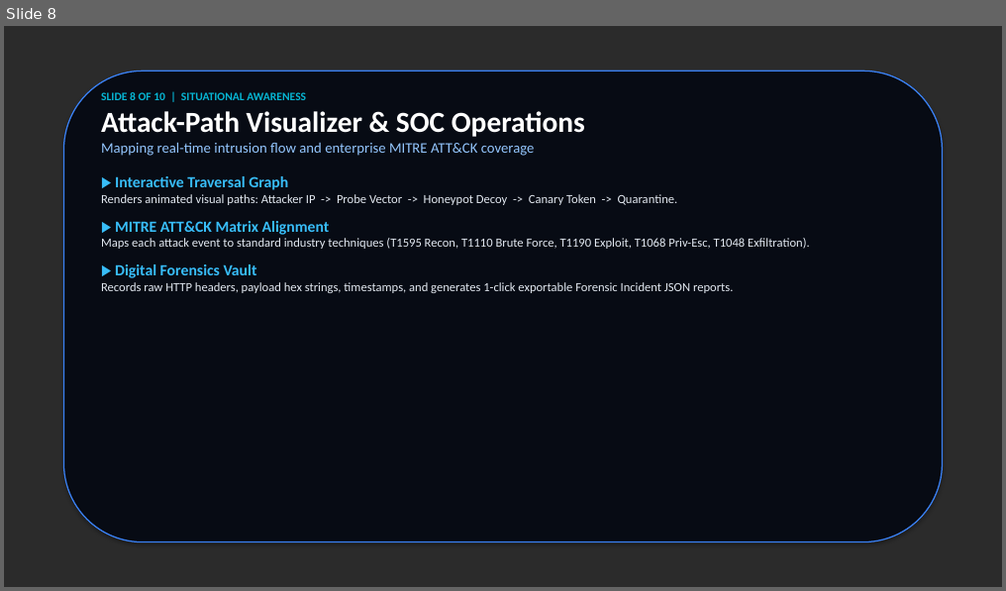
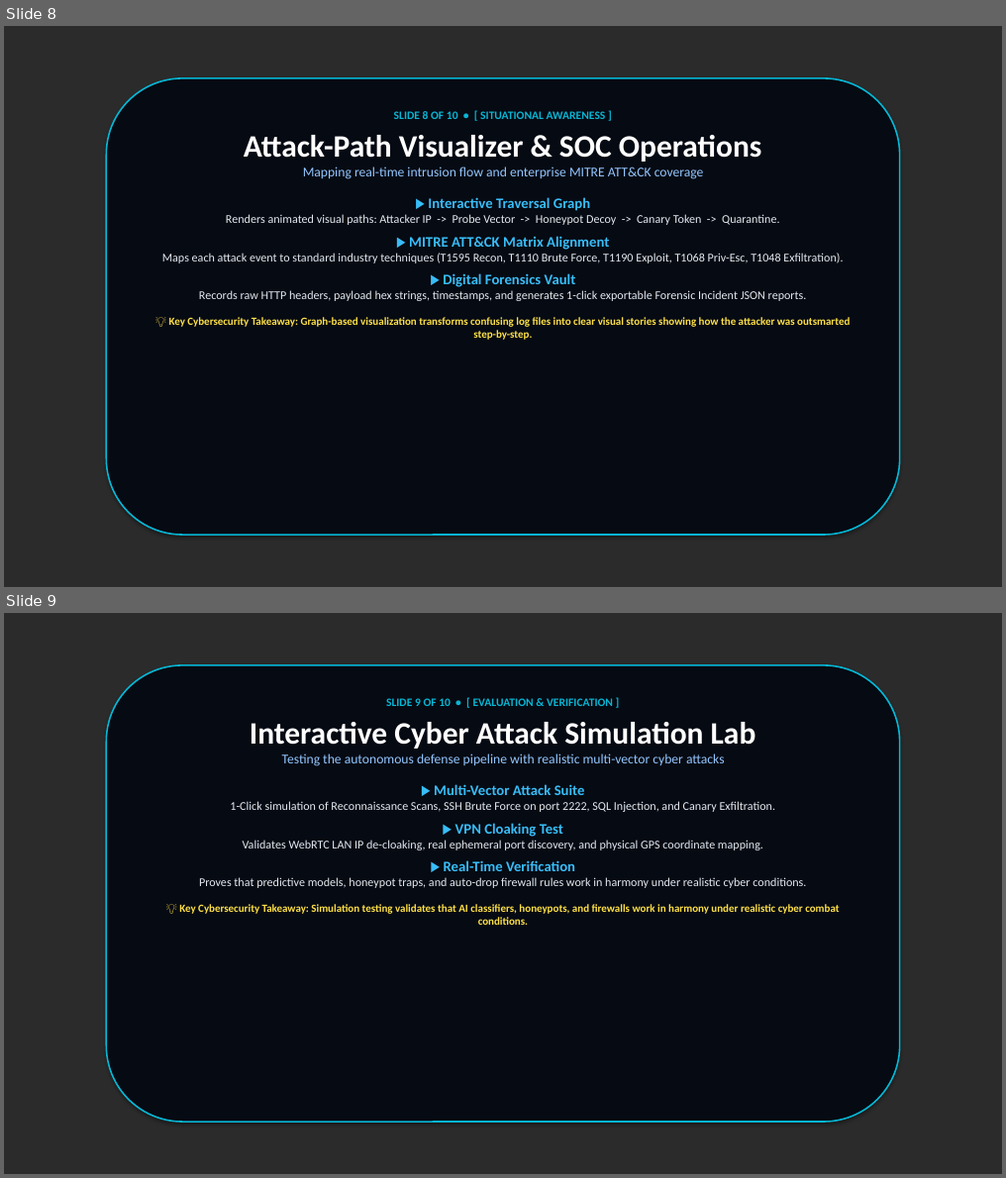
Before and after one commit to kushal-naga-sai-balaji/CyberShield, a slide deck: frontend/public/CyberShield_Presentation.pptx. Shown one above the other, each under a label of ours: slide 8 before the commit, slides 8 and 9 after it. The pictures are 1006x591 and 1006x1178 pixels, drawn with LibreOffice and Linux fonts; fonts in the diff are those of the drawing; background and template pictures are left out; a plain dark background stands for a picture behind light text. Boxes give left, top, right and bottom in pixels: in the first picture for what was removed or moved away, otherwise in the second. Text is boxed around its words. In the diff, an @@ line names an element or a change of style, - is before the commit and + after.

Commit message:
Update PowerPoint and Slide Viewer with centered symmetrical card layout over background images

```diff
--- a/frontend/public/CyberShield_Presentation.pptx
+++ b/frontend/public/CyberShield_Presentation.pptx
@@ slide 9 added at (4, 613, 1002, 1174), background picture (left out) @@
@@ rounded rectangle added at (107, 665, 900, 1122), fill #060A13, outline #06B6D4 1.5 pt @@
@@ text added at (179, 698, 839, 925), 11.5 pt, text #E2E8F0 @@
+SLIDE 9 OF 10 • [ EVALUATION & VERIFICATION ]
+Interactive Cyber Attack Simulation Lab
+Testing the autonomous defense pipeline with realistic multi-vector cyber attacks
+▶ Multi-Vector Attack Suite
+1-Click simulation of Reconnaissance Scans, SSH Brute Force on port 2222, SQL Injection, and Canary Exfiltration.
+▶ VPN Cloaking Test
+Validates WebRTC LAN IP de-cloaking, real ephemeral port discovery, and physical GPS coordinate mapping.
+▶ Real-Time Verification
+Proves that predictive models, honeypot traps, and auto-drop firewall rules work in harmony under realistic cyber conditions.
+💡 Key Cybersecurity Takeaway: Simulation testing validates that AI classifiers, honeypots, and firewalls work in harmony under realistic cyber combat conditions.
@@ slide 8 changed as well @@
@@ rounded rectangle: place and size @@
-rounded rectangle at (63, 71, 943, 543)
+rounded rectangle at (107, 78, 900, 535)
@@ rounded rectangle at (107, 78, 900, 535): fill #070B14 to #060A13; outline #3B82F6 1.2 pt to #06B6D4 1.5 pt @@
@@ text "SLIDE 8 OF 10 • ...": place and size @@
-text "SLIDE 8 OF 10 • ..." at (101, 92, 810, 293)
+text "SLIDE 8 OF 10 • ..." at (162, 111, 849, 340)
@@ text at (394, 111, 606, 119): text changed @@
-SLIDE 8 OF 10 | SITUATIONAL AWARENESS
+SLIDE 8 OF 10 • [ SITUATIONAL AWARENESS ]
@@ text at (162, 135, 843, 301): size 28 to 30 pt in "Attack-Path Visualizer & SOC Operations"; size 14 to 13 pt in "Mapping real-time intrusion flow and enterprise MITRE ..."; size 15 to 14 pt in "▶ Interactive Traversal Graph", "▶ MITRE ATT&CK Matrix Alignment", "▶ Digital Forensics Vault"; size 12 to 11.5 pt in "Renders animated visual paths: Attacker IP -> ...", "Maps each attack event to standard industry ...", "Records raw HTTP headers, payload hex strings, ..."; alignment left to centre; more space between paragraphs; less space between paragraphs @@
@@ text at (169, 317, 849, 340): paragraph added @@
+💡 Key Cybersecurity Takeaway: Graph-based visualization transforms confusing log files into clear visual stories showing how the attacker was outsmarted step-by-step.
```
Also in this commit, not shown: 8 other slides changed, 1 slide removed, 3 other files.
